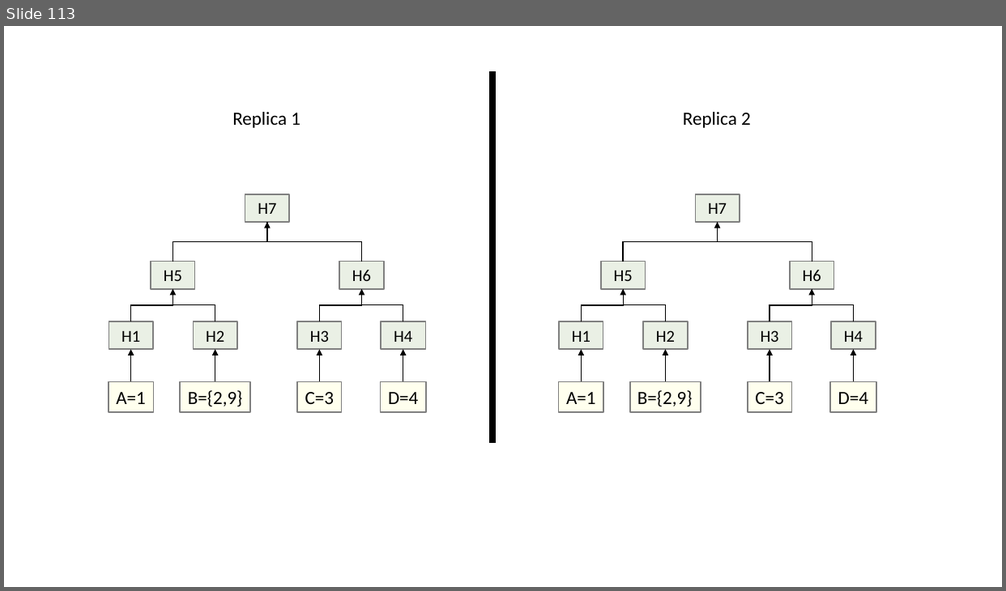
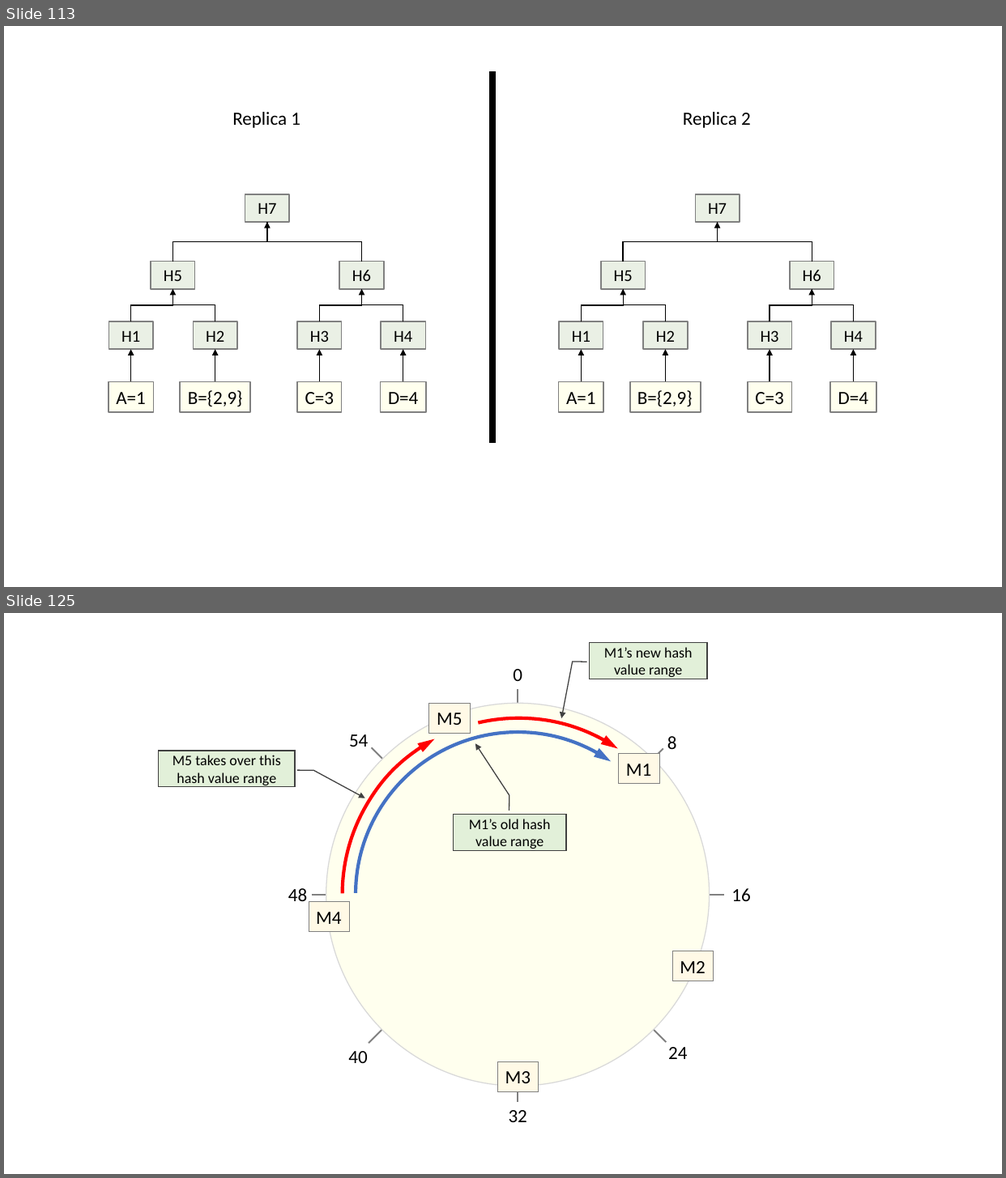
Before and after one commit to ChrisWhealy/DistributedSystemNotes, a slide deck: img/Diagrams.pptx. Shown one above the other, each under a label of ours: slide 113 before the commit, slides 113 and 125 after it; the slides between them are not shown. The pictures are 1006x591 and 1006x1178 pixels, drawn with LibreOffice and Linux fonts; fonts in the diff are those of the drawing. Boxes give left, top, right and bottom in pixels: in the first picture for what was removed or moved away, otherwise in the second. Text is boxed around its words. In the diff, an @@ line names an element or a change of style, - is before the commit and + after.

```diff
--- a/img/Diagrams.pptx
+++ b/img/Diagrams.pptx
@@ slide 125 added at [4, 613, 1002, 1174], background #FFFFFF @@
@@ border callout added at [590, 643, 707, 679], fill #E2F0D9, outline #404040 1 pt, 14 pt, text #000000 @@
+M1’s new hash
+value range
@@ text added at [513, 669, 522, 681], 18 pt, text #000000 @@
+0
@@ ellipse added at [326, 703, 710, 1086], fill #FFFFEE, outline #D9D9D9 1 pt @@
@@ rectangle added at [429, 703, 471, 733], fill #FFF9E6, outline #808080 0.75 pt, 18 pt, text #000000 @@
+M5
@@ line added from (518, 689) to (518, 1102), #808080 1.5 pt @@
@@ arc (boxed as its full ellipse) added at [342, 718, 695, 1072], outline #FF0000 3.25 pt @@
@@ arc (boxed as its full ellipse) added at [343, 717, 696, 1071], outline #FF0000 3.25 pt @@
@@ arc (boxed as its full ellipse) added at [356, 732, 680, 1056], outline #4472C4 3.25 pt @@
@@ border callout added at [158, 751, 295, 786], fill #E2F0D9, outline #404040 1 pt, 14 pt, text #000000 @@
+M5 takes over this
+hash value range
@@ text added at [349, 735, 368, 747], 18 pt, text #000000 @@
+54
@@ line added from (663, 748) to (368, 1043), #808080 1.5 pt @@
@@ line added from (372, 747) to (667, 1043), #808080 1.5 pt @@
@@ rectangle added at [619, 754, 660, 784], fill #FFF9E6, outline #808080 0.75 pt, 18 pt, text #000000 @@
+M1
@@ text added at [667, 736, 677, 749], 18 pt, text #000000 @@
+8
@@ border callout added at [454, 815, 567, 850], fill #E2F0D9, outline #404040 1 pt, 14 pt, text #000000 @@
+M1’s old hash
+value range
@@ text added at [288, 888, 307, 901], 18 pt, text #000000 @@
+48
@@ rectangle added at [309, 902, 350, 932], fill #FFF9E6, outline #808080 0.75 pt, 18 pt, text #000000 @@
+M4
@@ line added from (312, 895) to (724, 895), #808080 1.5 pt @@
@@ text added at [731, 888, 750, 901], 18 pt, text #000000 @@
+16
@@ rectangle added at [672, 952, 714, 982], fill #FFF9E6, outline #808080 0.75 pt, 18 pt, text #000000 @@
+M2
@@ text added at [668, 1047, 687, 1059], 18 pt, text #000000 @@
+24
@@ text added at [348, 1051, 367, 1063], 18 pt, text #000000 @@
+40
@@ rectangle added at [498, 1063, 539, 1093], fill #FFF9E6, outline #808080 0.75 pt, 18 pt, text #000000 @@
+M3
@@ text added at [509, 1110, 527, 1122], 18 pt, text #000000 @@
+32
```
Also in this commit, not shown: 12 other slides added, 24 other files.
